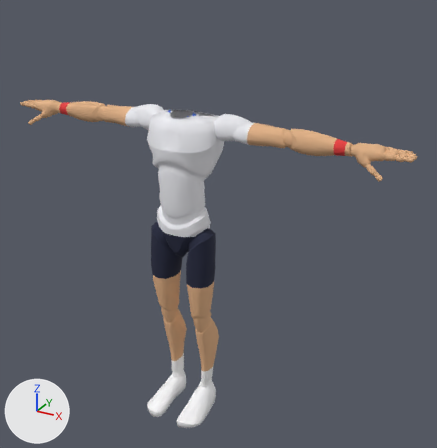
Two versions of the glTF model sweetspot/models/players/p16.glb, one commit apart.
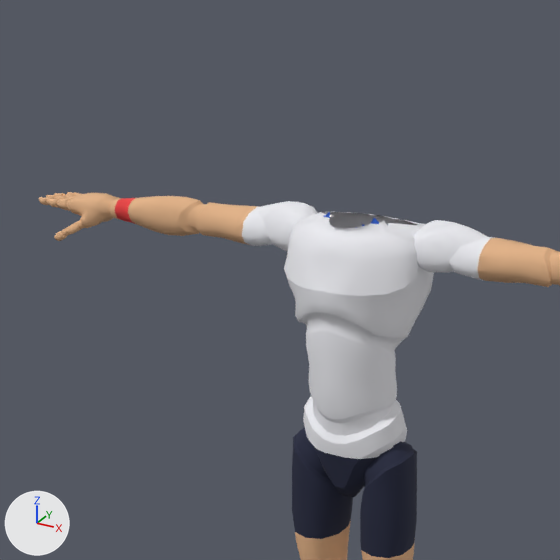
There are two pictures of each version: one whole from a 50 mm camera at (1.357, -2.139, 2.101) aimed at (0.14, 0.073, 0.995), one close up on the part from 0% to 66% of the width and 0% to 65% of the height. Lighting does not change. The marker at lower left points along +X, +Y and +Z. The last two pictures show the newer version. Vertices at exactly the same position are counted once.

Objects in the first close-up: 'Body'.
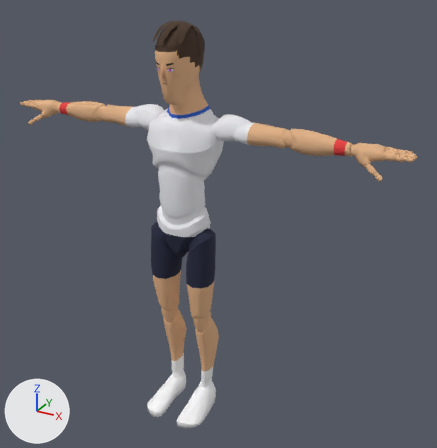
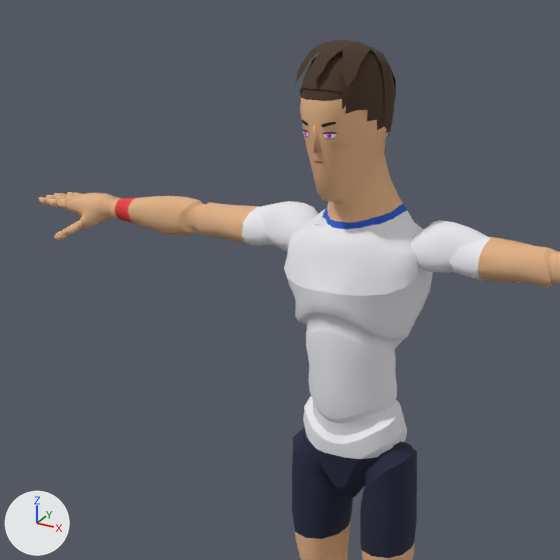
Location of each change, (x1, y1, x2, y2) in pixels of the close-ups (560 x 560 px):
'Body', reshaped: before (39, 192, 560, 560); after (39, 56, 560, 560)
'Hair', added (brown): after (295, 39, 396, 139)
'Face', added: after (301, 119, 336, 163)
'Nose', added: after (313, 125, 321, 153)
part 1 of me_mannequin, built on: before (268, 201, 455, 262); after (268, 56, 455, 262)

The change, as a list of edits to the scene's bpy script:
```text
Add img_face_01:
    img_face_01 = load_image('face_01', '_unpacked/face_01', 128, 128, 'sRGB')
Add mat_face:
    mat_face = principled_material('face')
    mat_face.texture = img_face_01  # with its transparency
    mat_face.roughness = 0.9
Change me_mannequin:
    used by ob_body; location = (0.0, 0.0, 0.0)
    remove me_mannequin.from_pydata(...)  # 7088 vertices, 13890 faces; spans x -0.97..0.97, y -0.21..0.14, z 0.0..1.51
    add me_mannequin.from_pydata(...)  # 7378 vertices, 14511 faces; spans x -0.97..0.97, y -0.21..0.14, z 0.0..1.86
    me_mannequin part 1: 74 vertices moved from x -0.21..0.21, y -0.05..0.14, z 1.33..1.51 to x -0.21..0.21, y -0.05..0.14, z 1.32..1.51; 50 vertices removed from x -0.15..0.15, y -0.05..0.1, z 1.46..1.5; 340 vertices added at x -0.15..0.15, y -0.13..0.13, z 1.45..1.86
    other edits to the shape of me_mannequin do not show in these pictures
Add me_nose:
    me_nose.from_pydata(...)  # 6 vertices, 6 faces; spans x -0.0106..0.0106, y -0.1315..-0.1137, z 1.6643..1.7191
    me_nose.materials.append(mat_palette)  # picture img_palette
Add me_hair:
    me_hair.from_pydata(...)  # 414 vertices, 784 faces; spans x -0.09..0.09, y -0.126..0.127, z 1.627..1.875
    me_hair.materials.append(mat_palette)  # picture img_palette
Add me_face:
    me_face.from_pydata(...)  # 50 vertices, 64 faces; spans x -0.0672..0.0672, y -0.1276..-0.0305, z 1.6106..1.7281
    me_face.materials.append(mat_face)  # picture img_face_01
Add ob_nose:
    ob_nose = bpy.data.objects.new('Nose', me_nose)
    ob_nose.location = (0.0, 0.0, 0.0)
Add ob_hair:
    ob_hair = bpy.data.objects.new('Hair', me_hair)
    ob_hair.location = (0.0, 0.0, 0.0)
Add ob_face:
    ob_face = bpy.data.objects.new('Face', me_face)
    ob_face.location = (0.0, 0.0, 0.0)
```
